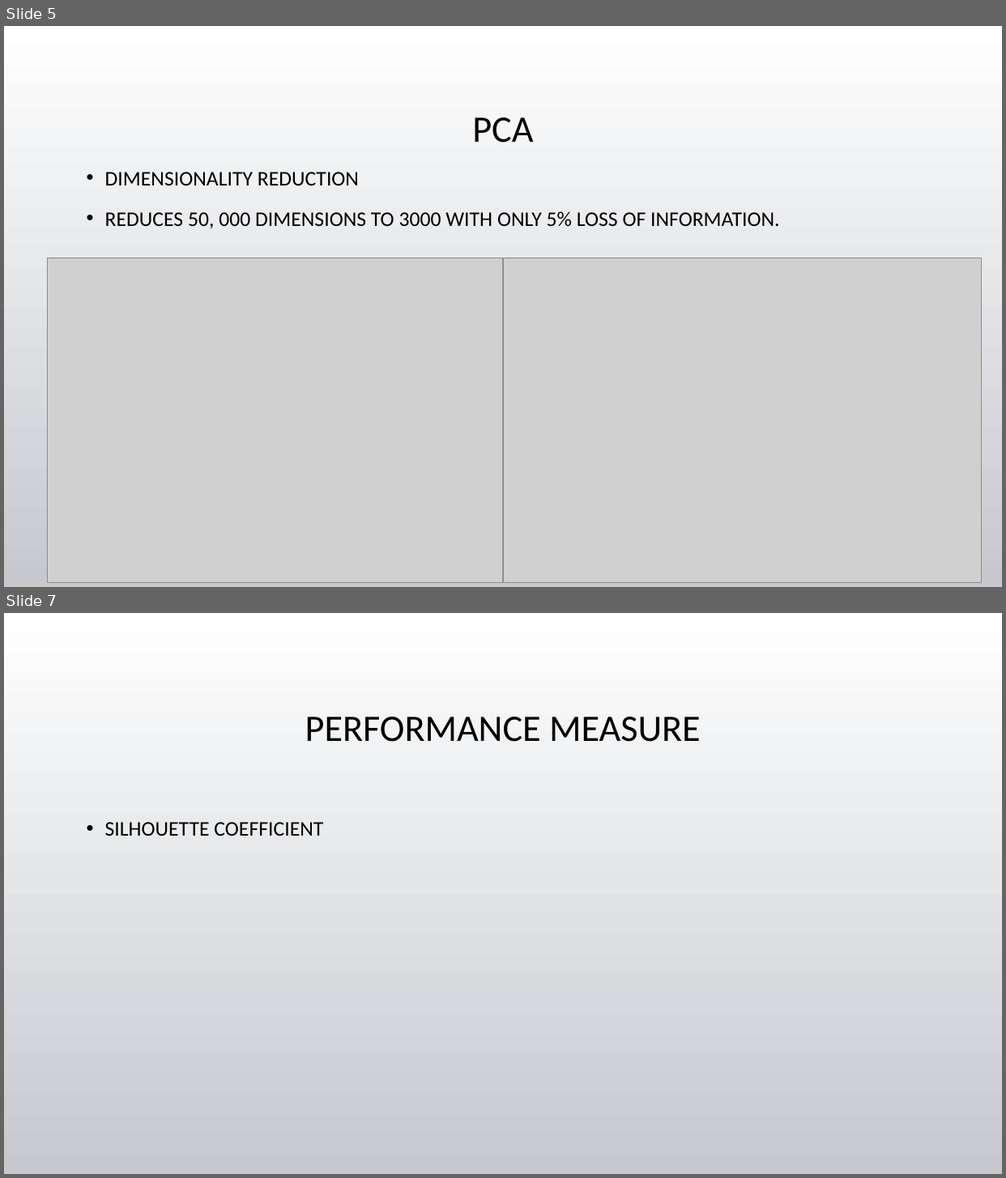
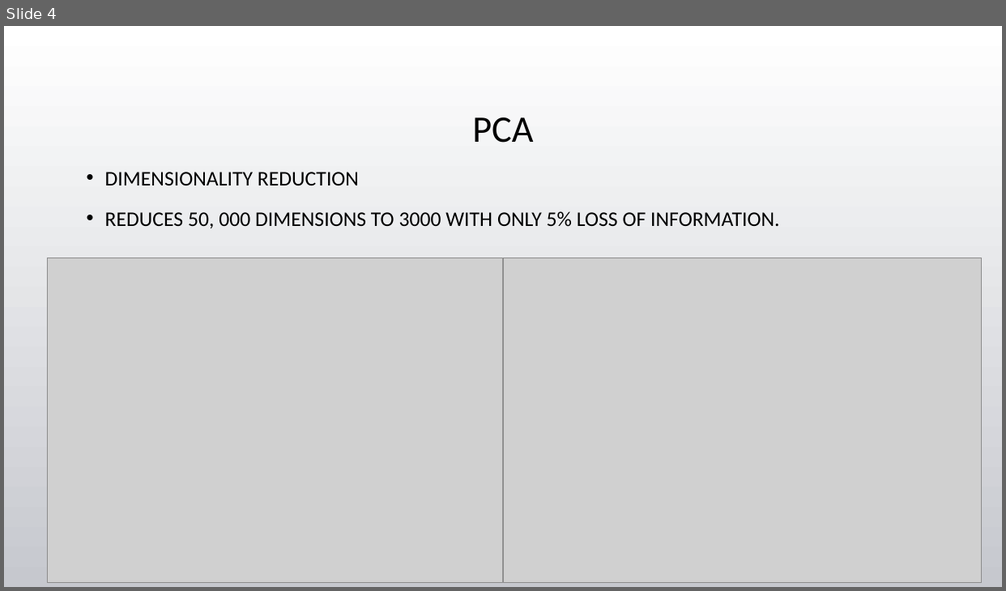
Before and after one commit to tgore03/CategorizeYoutubeVideos, a slide deck: Categorizing YouTube Videos.pptx. Shown one above the other, each under a label of ours: slides 5 and 7 before the commit, slide 4 after it; the slides between them are not shown. The pictures are 1006x1178 and 1006x591 pixels, drawn with LibreOffice and Linux fonts; fonts in the diff are those of the drawing; grey boxes stand for pictures; background and template pictures are left out. Boxes give left, top, right and bottom in pixels: in the first picture for what was removed or moved away, otherwise in the second. Text is boxed around its words. In the diff, an @@ line names an element or a change of style, - is before the commit and + after.

```diff
--- a/Categorizing YouTube Videos.pptx
+++ b/Categorizing YouTube Videos.pptx
@@ slide 7 removed at [4, 613, 1002, 1174], background picture (left out) @@
@@ title removed at [305, 717, 701, 742] @@
-PERFORMANCE MEASURE
@@ text removed at [105, 822, 323, 836] @@
-• SILHOUETTE COEFFICIENT
@@ what was slide 5 is now slide 4 @@
```
Also in this commit, not shown: 4 slides changed, 1 slide added, 2 other slides removed.
